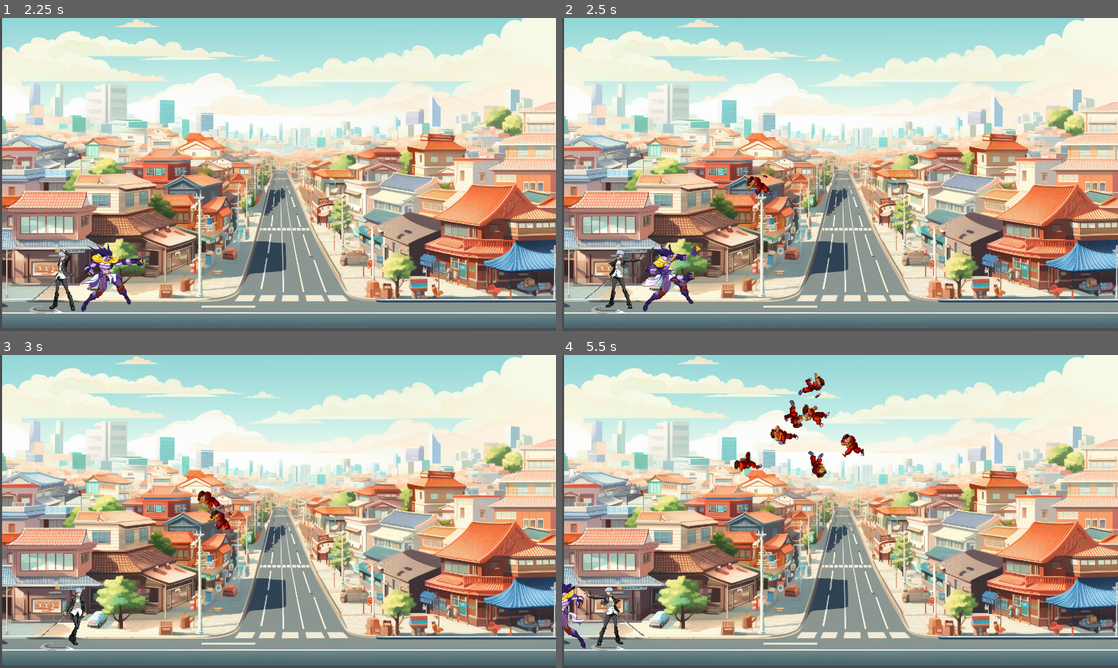
Above: before the commit, frames 1-4 (two rows, left to right).
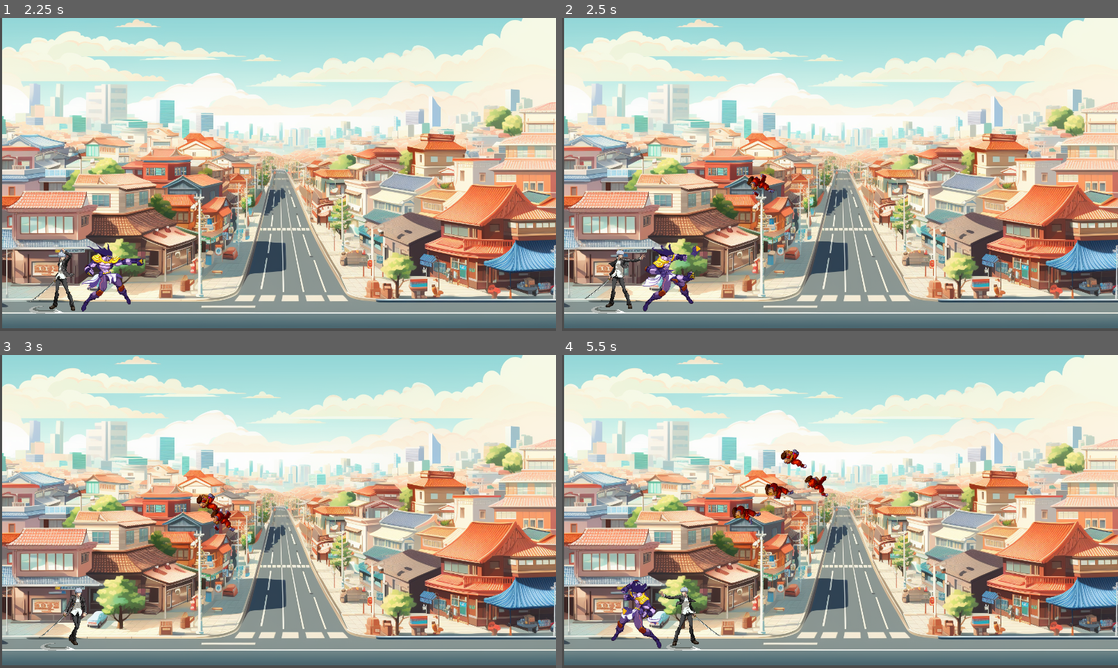
Above: after the commit, the same moments.

Repository: yockgen/godot-tut01
Game: Godot game, scene res://main.tscn
The game is run twice, just before and just after one commit, with the same random seed, the same clock (stepped at 60 frames per second) and the same inputs.
Inputs:
- Up to frame 1 (2.25 s): tap Enter at 0.5 s; hold Right (ui_right) 0.53-1.28 s; hold A (attack1) 0.53-1.28 s; hold Left (ui_left) 1.28-2.03 s; tap A (attack1) at 1.35 s; hold Right (ui_right) from 2.03 s (still down); hold A (attack1) from 2.03 s (still down)
- Up to frame 2 (2.5 s): keep holding Right (ui_right); keep holding A (attack1)
- Up to frame 3 (3 s): keep holding Right (ui_right); release A (attack1) at 2.78 s; tap A (attack1) at 2.85 s
- Up to frame 4 (5.5 s): release Right (ui_right) at 3.53 s; hold A (attack1) 3.53-4.28 s; hold Left (ui_left) from 3.53 s (still down); tap P (pause, bound only after the commit) at 4.15 s; tap A (attack1) at 4.35 s; hold A (attack1) from 5.03 s (still down)

Frame 1 is identical in both runs. In frame 2, 0.2% of the frame differs, in the area x 33-39%, y 49-57%; in frame 3, 0.4%; in frame 4, 3.8%, in the area x 0-55%, y 5-95%.

Commit message:
Added Pause
Signed-off-by: yockgen <yockgen@gmail.com>

Diff:
--- a/Mob.gd
+++ b/Mob.gd
@@ -3,12 +3,14 @@
 export var min_speed = 150  # Minimum speed range.
 export var max_speed = 250  # Maximum speed range.
 
+var enemy = "00"
 # Called when the node enters the scene tree for the first time.
 func _ready():
 	#self.contact_monitor = true
 	var mob_types = $AnimatedSprite.frames.get_animation_names()
 	$AnimatedSprite.animation = "walk"#mob_types[randi() % mob_types.size()]
 	$AnimatedSprite.play()
+	self.enemy = "0"
 
 
 func _on_VisibilityNotifier2D_screen_exited():
@@ -18,3 +20,12 @@
 # Called every frame. 'delta' is the elapsed time since the previous frame.
 func _process(delta):
 	pass
+
+func setEnemyDownId (id):
+	enemy = id
+
+func _on_AnimatedSprite_animation_finished():
+	#print ("call yockgen ", self.name)
+	if self.name == enemy:
+		$AnimatedSprite.visible = false
+	pass # Replace with function body.
--- a/Mob.tscn
+++ b/Mob.tscn
@@ -80,7 +80,7 @@
 scale = Vector2( 1.35415, 1.1551 )
 frames = SubResource( 10 )
 animation = "walk"
-frame = 1
+frame = 6
 speed_scale = 5.0
 playing = true
 
@@ -90,4 +90,5 @@
 
 [node name="VisibilityNotifier2D" type="VisibilityNotifier2D" parent="."]
 
+[connection signal="animation_finished" from="AnimatedSprite" to="." method="_on_AnimatedSprite_animation_finished"]
 [connection signal="screen_exited" from="VisibilityNotifier2D" to="." method="_on_VisibilityNotifier2D_screen_exited"]
--- /dev/null
+++ b/PauseCtrl.gd
@@ -0,0 +1,18 @@
+extends Node
+
+export(bool) var can_toggle_pause: bool = true
+
+func _process(delta):
+	if Input.is_action_just_pressed("pause"):
+		if !get_tree().paused:
+			pause()
+		else:
+			resume()
+
+func pause():
+	if can_toggle_pause:
+		get_tree().set_deferred("paused", true)
+
+func resume():
+	if can_toggle_pause:
+		get_tree().set_deferred("paused", false)
--- /dev/null
+++ b/PauseCtrl.tscn
@@ -0,0 +1,6 @@
+[gd_scene load_steps=2 format=2]
+
+[ext_resource path="res://PauseCtrl.gd" type="Script" id=1]
+
+[node name="PauseCtrl" type="Node"]
+script = ExtResource( 1 )
--- a/Player.gd
+++ b/Player.gd
@@ -35,6 +35,7 @@
 	$CollisionShape2D.disabled = false
 
 # Called every frame. 'delta' is the elapsed time since the previous frame.
+#export (bool) var pauseG: bool: true
 func _process(delta):
 	var velocity = Vector2()  # The player's movement vector.
 	var objAttackSprite =$Attack.get_node("AnimatedSpriteAttack")
@@ -127,8 +128,6 @@
 	pass
 
 func _on_Attack_body_entered(body):
-	var objAttackSound =$Attack.get_node("AttackSound")
-	var objAttackSprite =$Attack.get_node("AnimatedSpriteAttack")
 
 	if $HitSound.playing == false:
 		$HitSound.play()
@@ -137,6 +136,9 @@
 	body.get_node("CollisionShape2D").set_deferred("disabled",true)
 	$Attack.get_node("CollisionShape2D").set_deferred("disabled",true)
 	body.get_node("AnimatedSprite").play("hitted")
+	#body.visible = false
+	#print(body.name)
+	body.setEnemyDownId(body.name)
 
 
 func _on_AnimatedSpriteAttack_animation_finished():
--- a/main.tscn
+++ b/main.tscn
@@ -1,10 +1,11 @@
-[gd_scene load_steps=7 format=2]
+[gd_scene load_steps=8 format=2]
 
 [ext_resource path="res://Mob.tscn" type="PackedScene" id=1]
 [ext_resource path="res://main.gd" type="Script" id=2]
 [ext_resource path="res://Player.tscn" type="PackedScene" id=3]
 [ext_resource path="res://assets/bgr/bgr01.png" type="Texture" id=4]
 [ext_resource path="res://assets/music/bgr01.ogg" type="AudioStream" id=5]
+[ext_resource path="res://PauseCtrl.tscn" type="PackedScene" id=6]
 
 [sub_resource type="Curve2D" id=1]
 _data = {
@@ -14,6 +15,9 @@
 [node name="Main" type="Node"]
 script = ExtResource( 2 )
 Mob = ExtResource( 1 )
+
+[node name="PauseCtrl" parent="." instance=ExtResource( 6 )]
+pause_mode = 2
 
 [node name="Player" parent="." instance=ExtResource( 3 )]
 position = Vector2( 636, 915 )
--- a/project.godot
+++ b/project.godot
@@ -61,6 +61,12 @@
 , Object(InputEventKey,"resource_local_to_scene":false,"resource_name":"","device":0,"alt":false,"shift":false,"control":false,"meta":false,"command":false,"pressed":false,"scancode":65,"physical_scancode":0,"unicode":0,"echo":false,"script":null)
  ]
 }
+pause={
+"deadzone": 0.5,
+"events": [ Object(InputEventKey,"resource_local_to_scene":false,"resource_name":"","device":0,"alt":false,"shift":false,"control":false,"meta":false,"command":false,"pressed":false,"scancode":80,"physical_scancode":0,"unicode":0,"echo":false,"script":null)
+, Object(InputEventJoypadButton,"resource_local_to_scene":false,"resource_name":"","device":0,"button_index":11,"pressure":0.0,"pressed":false,"script":null)
+ ]
+}
 
 [mono]
 
